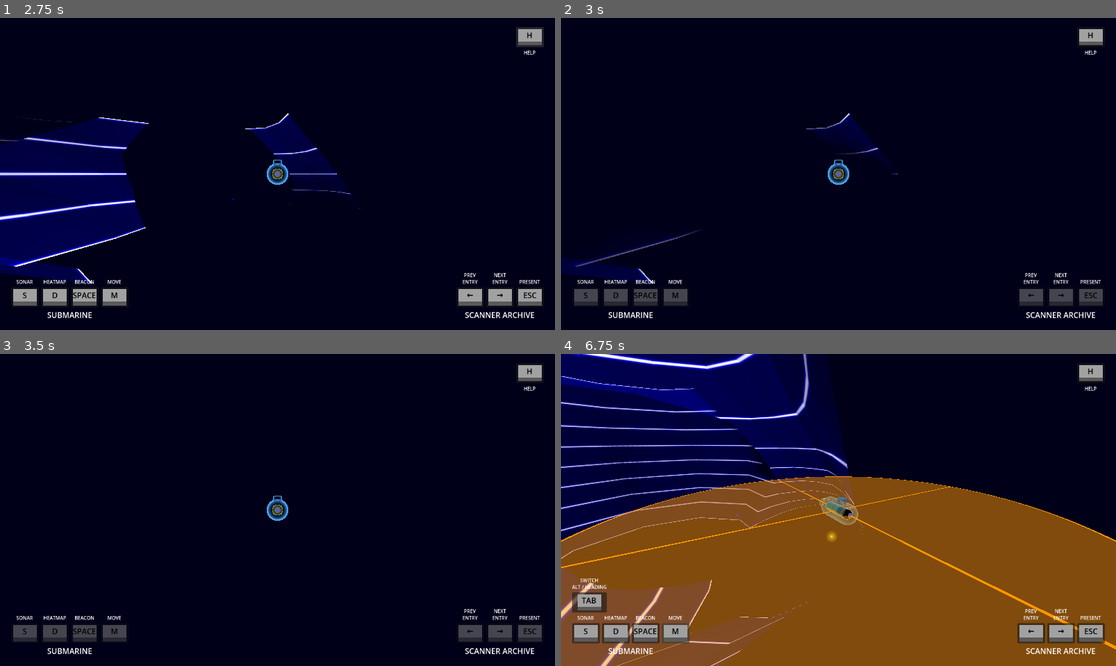
Above: before the commit, frames 1-4 (two rows, left to right).
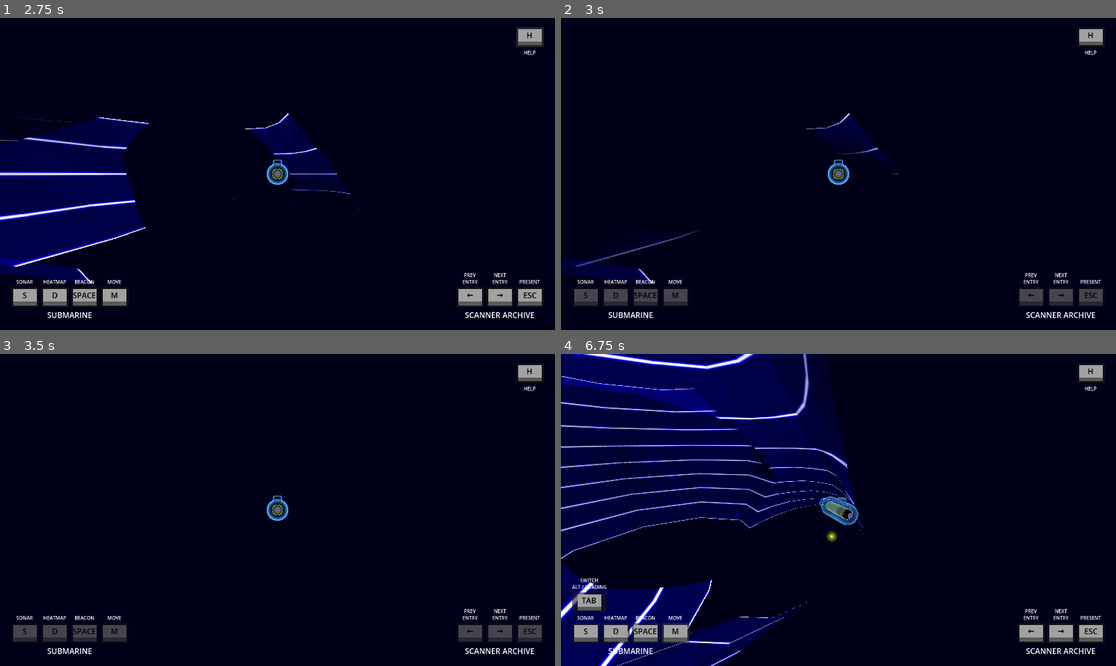
Above: after the commit, the same moments.

Repository: squirrelsoftcompany/LD57
Game: Godot game, scene res://Scenes/test_scene.tscn
The game is run twice, just before and just after one commit, with the same random seed, the same clock (stepped at 60 frames per second) and the same inputs.
Inputs (mouse positions are in pixels of both pictures, inside the frame that each line leads up to):
- Up to frame 1 (2.75 s): click "H" at 0.5 s; click "H" at 1.25 s; click "H" at 2 s
- Up to frame 2 (3 s): click "S" at 2.75 s
- Up to frame 3 (3.5 s): no input
- Up to frame 4 (6.75 s): tap Enter at 3.5 s; move the mouse to (960, 494) at 3.52 s; hold M (mi_toggle) 3.53-4.25 s; click (960, 494) at 3.67 s; drag from (727, 525) to (810, 572) at 4.27 s; click "D" at 5 s; click "SPACE" at 5.75 s; click "M" at 6.5 s

Frames 1-3 are identical in both runs. In frame 4, 52% of the frame differs, in the area x 0-100%, y 39-100%.

Commit message:
Add global data. Improve mine  and beacon behavior

Diff:
--- a/Scenes/beacon.tscn
+++ b/Scenes/beacon.tscn
@@ -6,6 +6,7 @@
 [ext_resource type="Material" uid="uid://jgi582a0qnub" path="res://Material/beacon_aura.tres" id="3_q0lr3"]
 
 [sub_resource type="SphereShape3D" id="SphereShape3D_xx8nj"]
+radius = 5.0
 
 [sub_resource type="SphereMesh" id="SphereMesh_m62sl"]
 material = ExtResource("2_m62sl")
@@ -40,3 +41,6 @@
 [node name="BeaconSound" type="AudioStreamPlayer" parent="."]
 stream = ExtResource("3_m62sl")
 volume_db = -9.0
+
+[connection signal="area_entered" from="Area3D" to="." method="_on_area_3d_area_entered"]
+[connection signal="area_exited" from="Area3D" to="." method="_on_area_3d_area_exited"]
--- a/Scenes/player.tscn
+++ b/Scenes/player.tscn
@@ -1,10 +1,11 @@
-[gd_scene load_steps=7 format=3 uid="uid://cv6ur380qfy8o"]
+[gd_scene load_steps=8 format=3 uid="uid://cv6ur380qfy8o"]
 
 [ext_resource type="Script" uid="uid://c7ga8q35vtvdu" path="res://Scripts/player.gd" id="1_vgqql"]
 [ext_resource type="PackedScene" uid="uid://dqbw1tiffrucc" path="res://Scenes/submarine.tscn" id="2_fkybt"]
 [ext_resource type="Script" uid="uid://bcblre3d3gb7m" path="res://addons/orbit_camera/orbit_camera.gd" id="3_x3wgy"]
 [ext_resource type="PackedScene" uid="uid://cyic6ghoa0be8" path="res://Scenes/IngameUI/moving_interaction.tscn" id="4_3smsa"]
 [ext_resource type="AudioStream" uid="uid://r1u1f58bw5w6" path="res://Music/LD57.mp3" id="5_fkybt"]
+[ext_resource type="AudioStream" uid="uid://d067to4nr5ofj" path="res://SFX/Underwater_vib.mp3" id="6_x3wgy"]
 
 [sub_resource type="Curve" id="Curve_3dogw"]
 _limits = [1.0, 30.0, 0.0, 1.0]
@@ -34,4 +35,13 @@
 [node name="Music" type="AudioStreamPlayer" parent="."]
 stream = ExtResource("5_fkybt")
 autoplay = true
-bus = &"Music"
+
+[node name="BeaconCooldown" type="Timer" parent="."]
+wait_time = 15.0
+
+[node name="MovingSound" type="AudioStreamPlayer" parent="."]
+stream = ExtResource("6_x3wgy")
+volume_db = -9.0
+bus = &"SFX"
+
+[connection signal="timeout" from="BeaconCooldown" to="." method="_on_beacon_cooldown_timeout"]
--- a/Scripts/Foes/mine.gd
+++ b/Scripts/Foes/mine.gd
@@ -4,7 +4,9 @@
 @onready var area = $Area3D
 @onready var explosion_sound = $ExplosionSound
 
-var deathTime = -1.0
+var _deathTime : float = -1.0
+var _disableStack : int = 0
+var _isDisable : bool = false
 
 func _ready():
 	multimesh.multimesh.mesh.material.set_shader_parameter("DistortionVector", Vector3(1.0,2.0,1.0))
@@ -17,11 +19,23 @@
 
 func explode():
 	# Death time allow to know if we have to hide or show the mine when we look at the history
-	deathTime = Time.get_ticks_msec()
+	_deathTime = Time.get_ticks_msec()
 	explosion_sound.play()
 	# Send the area 3D to th ghost layer (to disable collision with the submarine)
 	area.set_collision_layer_value(3,false)
 	area.set_collision_layer_value(9,true)
+
+func disable():
+	_disableStack = _disableStack + 1
+	_isDisable = false
+
+func activate():
+	_disableStack = _disableStack -1
+	if _disableStack == 0:
+		_isDisable = true
+
+func is_active():
+	return not _isDisable
 
 func _magnet_map(_x:int) -> void:
 	if _x == Archive.SonarState.MAGNET:
--- a/Scripts/beacon.gd
+++ b/Scripts/beacon.gd
@@ -4,3 +4,13 @@
 
 func _ready() -> void:
 	beacon_sound.play()
+
+
+func _on_area_3d_area_entered(area: Area3D) -> void:
+	if(area.is_in_group("Mine") && not area.get_collision_layer_value(9)):
+		area.get_parent().disable()
+
+
+func _on_area_3d_area_exited(area: Area3D) -> void:
+	if(area.is_in_group("Mine") && not area.get_collision_layer_value(9)):
+		area.get_parent().activate()
--- a/Scripts/global_player_states.gd
+++ b/Scripts/global_player_states.gd
@@ -3,30 +3,62 @@
 class_name Player_States
 
 
-@export var energy: int = 0
-@export var life: int = 0
+@export var current_energy: int = 0
+@export var current_beacon: int = 0
+@export var current_life: int = 0
+
+var maxlife : int = ProjectSettings.get_setting("Game/Global/MaxLife")
+var maxBeacon : int = ProjectSettings.get_setting("Game/Global/MaxBeacon")
+var maxEnergy : int = ProjectSettings.get_setting("Game/Global/MaxEnergy")
+
+func _ready() -> void:
+	current_energy = maxEnergy
+	current_beacon = maxBeacon
+	current_life = maxlife
 
 func get_energy() -> int:
-	return energy
+	return current_energy
 
 func set_energy(value: int) -> void:
 	if value < 0:
 		value = 0
-	energy = value
+	current_energy = value
 
-# Getter pour life
+func get_beacon() -> int:
+	return current_beacon
+
+func set_beacon(value: int) -> void:
+	if value < 0:
+		value = 0
+	current_beacon = value
+
 func get_life() -> int:
-	return life
+	return current_life
 
-# Setter pour life
 func set_life(value: int) -> void:
 	if value <= 0:
 		value = 0
-		# TODO : Death
-	life = value
+		game_over()
+	current_life = value
 
 func take_damage(value: int = 1):
 	set_life(get_life()-value)
 
 func add_energy(value: int):
 	set_energy(get_energy()+value)
+
+func remove_energy(value: int):
+	set_energy(get_energy()-value)
+
+func add_beacon(value: int = 1):
+	set_beacon(get_beacon()+value)
+
+func remove_beacon(value: int = 1):
+	set_beacon(get_beacon()-value)
+
+func is_beacon_full() -> bool:
+	return current_beacon >= maxBeacon
+
+func game_over():
+	# TODO : Game is over... send a signal ?
+	pass
--- a/Scripts/player.gd
+++ b/Scripts/player.gd
@@ -10,7 +10,8 @@
 @export var bonk_knockback_distance := 0.5
 
 @onready var _moving_interaction : MovingInteraction = $MovingInteraction
-
+@onready var _beacon_cooldown : Timer = $BeaconCooldown
+@onready var _moving_sound : AudioStreamPlayer = $MovingSound
 
 var _selecting_movement := false
 var _launch_is_charging := false
@@ -23,11 +24,14 @@
 	GlobalArchive.add_timepoint(position, rotation)
 	GlobalEventHolder.connect("player_navigate_archive", _on_player_navigate_archive)
 	GlobalEventHolder.connect("player_quit_navigating_archive", _on_player_quit_navigating_archive)
-	GlobalEventHolder.connect("ask_move", _toggle_selecting_movement)
 
 
 func _input(event: InputEvent) -> void:
 	if !GlobalEventHolder.CanMove(): return
+
+	if event is InputEventKey:
+		if event.is_action_pressed("mi_toggle", false, true):
+			_toggle_selecting_movement()
 
 	if event is InputEventMouseButton:
 		if event.button_index == MOUSE_BUTTON_RIGHT and _selecting_movement:
@@ -51,7 +55,7 @@
 	tween.tween_property($Submarine, "quaternion", final_quaternion, angular_duration)
 	tween.chain()
 	tween.tween_callback(func (): GlobalEventHolder.emit_signal("player_finish_moving", final_position, $Submarine.rotation))
-
+	_moving_sound.play()
 
 func _process(_delta: float) -> void:
 	if Input.is_action_pressed("mi_launch"):
@@ -92,14 +96,17 @@
 	_selecting_movement = false
 
 func launch_beacon(power : float) -> void:
-	# Load beacon scene and create instance
-	var beacon_scene = load(beacon_scene_path)
-	var beacon_instance = beacon_scene.instantiate()
-	get_parent().add_child(beacon_instance)
-	beacon_instance.global_transform.origin = global_transform.origin
-	var total_force = (power * launch_speed)
-	var direction = $Submarine.global_transform.basis.z.normalized()
-	beacon_instance.apply_central_impulse(direction * total_force)
+	if GlobalPlayerStates.get_beacon() > 0:
+		# Load beacon scene and create instance
+		var beacon_scene = load(beacon_scene_path)
+		var beacon_instance = beacon_scene.instantiate()
+		get_parent().add_child(beacon_instance)
+		beacon_instance.global_transform.origin = global_transform.origin
+		var total_force = (power * launch_speed)
+		var direction = $Submarine.global_transform.basis.z.normalized()
+		beacon_instance.apply_central_impulse(direction * total_force)
+		_beacon_cooldown.start()
+		GlobalPlayerStates.remove_beacon()
 	return
 
 func bonk():
@@ -114,3 +121,10 @@
 		_move_tween = null
 		# Player take damage
 		GlobalPlayerStates.take_damage()
+		_moving_sound.stop()
+
+
+func _on_beacon_cooldown_timeout() -> void:
+	GlobalPlayerStates.add_beacon()
+	if (not GlobalPlayerStates.is_beacon_full()):
+		_beacon_cooldown.start()
--- a/Scripts/submarine_collision.gd
+++ b/Scripts/submarine_collision.gd
@@ -4,7 +4,7 @@
 
 func _on_area_entered(area: Area3D) -> void:
 	if(area.is_in_group("Mine") && not area.get_collision_layer_value(9)):
-		GlobalPlayerStates.take_damage()
+		GlobalPlayerStates.take_damage(10)
 		area.get_parent().explode()
 	elif(area.is_in_group("Energy")):
 		GlobalPlayerStates.add_energy(area.get_parent().used())
--- a/project.godot
+++ b/project.godot
@@ -7,6 +7,12 @@
 ;   param=value ; assign values to parameters
 
 config_version=5
+
+[Game]
+
+Global/MaxBeacon=3
+Global/MaxLife=10
+Global/MaxEnergy=100
 
 [application]
 
